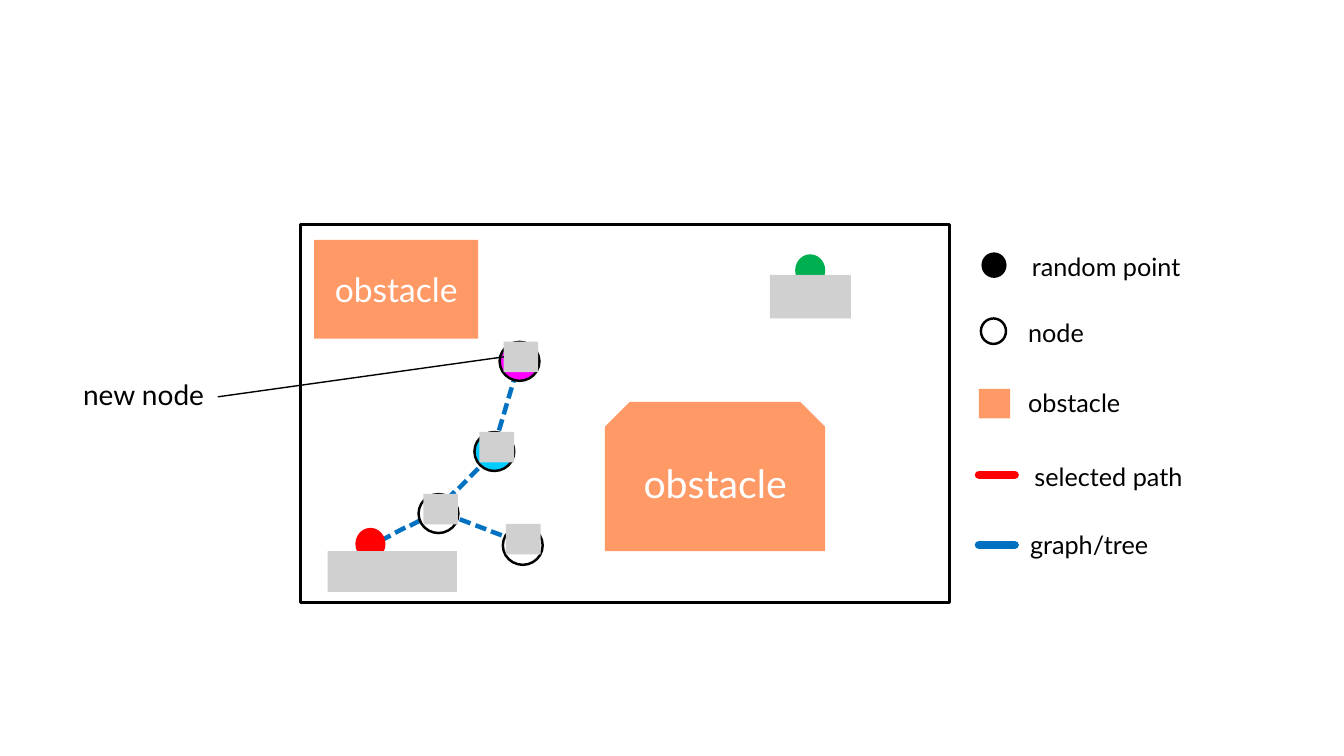
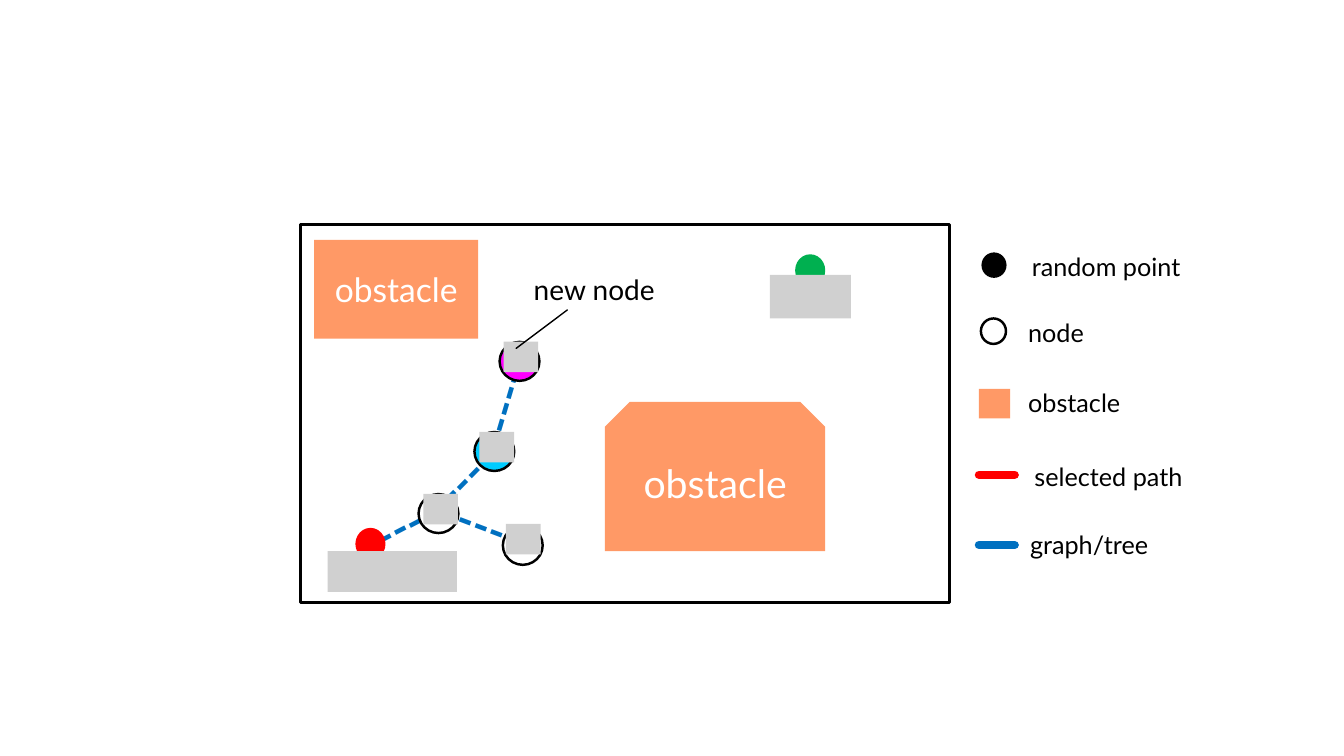
Before and after one commit to study-robotics/mathematics-and-robotics, a slide deck: slide 6 of path_planning/random_sampling/rrt/rrt.pptx. Drawn at 1344x756 pixels with LibreOffice and Linux fonts; fonts in the diff are those of the drawing; grey boxes stand for pictures. Boxes give left, top, right and bottom in pixels: in the first picture for what was removed or moved away, otherwise in the second. Text is boxed around its words. In the diff, an @@ line names an element or a change of style, - is before the commit and + after.

```diff
--- a/path_planning/random_sampling/rrt/rrt.pptx
+++ b/path_planning/random_sampling/rrt/rrt.pptx
@@ text "new node": place and size @@
-text "new node" at [83, 384, 204, 406]
+text "new node" at [534, 279, 655, 301]
@@ line moved from (218, 397) - (504, 357) to (568, 311) - (516, 349) @@
```
Also in this commit, not shown: 4 other slides changed, 28 other files.
